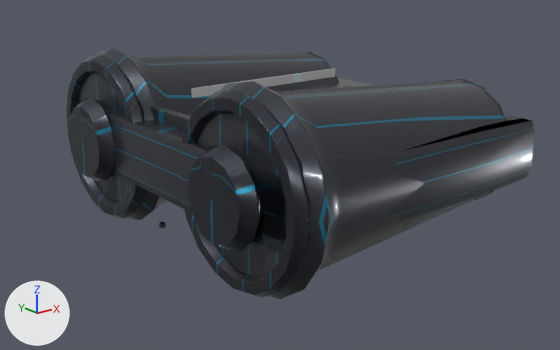
Two versions of the glTF model assets/ships/parts/engines/engine_ion_twin.glb, one commit apart.
Both versions are drawn from a 50 mm camera at (-3.1, -5.41, 1.82) aimed at (1.22, -0.02, -0.33). The lights are fixed; the arrows at lower left show +X, +Y and +Z. The older version comes first. Where no turn or scale is listed for an object, it has been applied to the vertices.

Before the edit, the objects in view are built like this:
```python
ob_hook_drive_core_p = bpy.data.objects.new('HOOK_DRIVE_CORE_P', me_hook_drive_core_p)
ob_hook_drive_core_p.location = (-0.03, 1.05, 0.0)
ob_hook_drive_core_s = bpy.data.objects.new('HOOK_DRIVE_CORE_S', me_hook_drive_core_s)
ob_hook_drive_core_s.location = (-0.03, -1.05, 0.0)
ob_hook_drive_fan_p = bpy.data.objects.new('HOOK_DRIVE_FAN_P', me_hook_drive_fan_p)
ob_hook_drive_fan_p.location = (0.16, 1.05, 0.0)
ob_hook_drive_fan_s = bpy.data.objects.new('HOOK_DRIVE_FAN_S', me_hook_drive_fan_s)
ob_hook_drive_fan_s.location = (0.16, -1.05, 0.0)
ob_hook_drive_plume_p = bpy.data.objects.new('HOOK_DRIVE_PLUME_P', me_hook_drive_plume_p)
ob_hook_drive_plume_p.location = (-0.14, 1.05, 0.0)
ob_hook_drive_plume_s = bpy.data.objects.new('HOOK_DRIVE_PLUME_S', me_hook_drive_plume_s)
ob_hook_drive_plume_s.location = (-0.14, -1.05, 0.0)
ob_lod0_engine_ion_twin_main = bpy.data.objects.new('LOD0_ENGINE_ION_TWIN_MAIN', me_lod0_engine_ion_twin_main)
ob_lod0_engine_ion_twin_main.location = (1.35, 0.0, 0.0)
# also in view: 'DET_panel_respray_edge' at (0.15, 0.0, 0.15); 'DET_cyan_nav_stripe' at (1.1, 0.0, 0.55); 'Static_Mechanical_Merged' at (0.02, 0.0, 0.0); 'Static_Hull_Merged' at (1.25, 0.0, 0.0)
```
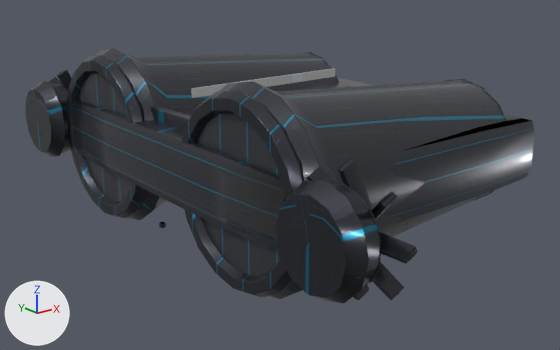
Changed parts and their boxes (x1, y1, x2, y2) in the pictures (560 x 350 px):
```json
{"object": "HOOK_DRIVE_PLUME_S", "change": "moved", "before": [188, 145, 259, 251], "after": [276, 180, 369, 303]}
{"object": "HOOK_DRIVE_PLUME_P", "change": "moved", "before": [68, 98, 115, 181], "after": [26, 81, 65, 157]}
{"object": "HOOK_DRIVE_FAN_S", "change": "moved", "after": [307, 159, 417, 300], "on screen": "not visible before"}
{"object": "HOOK_DRIVE_CORE_S", "change": "moved", "before": [229, 148, 260, 238], "after": [329, 183, 381, 288]}
{"object": "HOOK_DRIVE_CORE_P", "change": "moved", "before": [95, 100, 115, 178], "after": [48, 83, 71, 154]}
{"object": "HOOK_DRIVE_FAN_P", "change": "moved", "after": [47, 70, 72, 91], "on screen": "not visible before"}
```

Scene script edits in JSON lines:
```json
{"op": "set", "path": "ob_hook_drive_core_p.location", "old": "(-0.03, 1.05, 0.0)", "new": "(-0.03, 2.1, 0.0)"}
{"op": "set", "path": "ob_hook_drive_fan_p.location", "old": "(0.16, 1.05, 0.0)", "new": "(0.16, 2.1, 0.0)"}
{"op": "set", "path": "ob_hook_drive_plume_p.location", "old": "(-0.14, 1.05, 0.0)", "new": "(-0.14, 2.1, 0.0)"}
{"op": "set", "path": "ob_hook_drive_core_s.location", "old": "(-0.03, -1.05, 0.0)", "new": "(-0.03, -2.1, 0.0)"}
{"op": "set", "path": "ob_hook_drive_fan_s.location", "old": "(0.16, -1.05, 0.0)", "new": "(0.16, -2.1, 0.0)"}
{"op": "set", "path": "ob_hook_drive_plume_s.location", "old": "(-0.14, -1.05, 0.0)", "new": "(-0.14, -2.1, 0.0)"}
```
